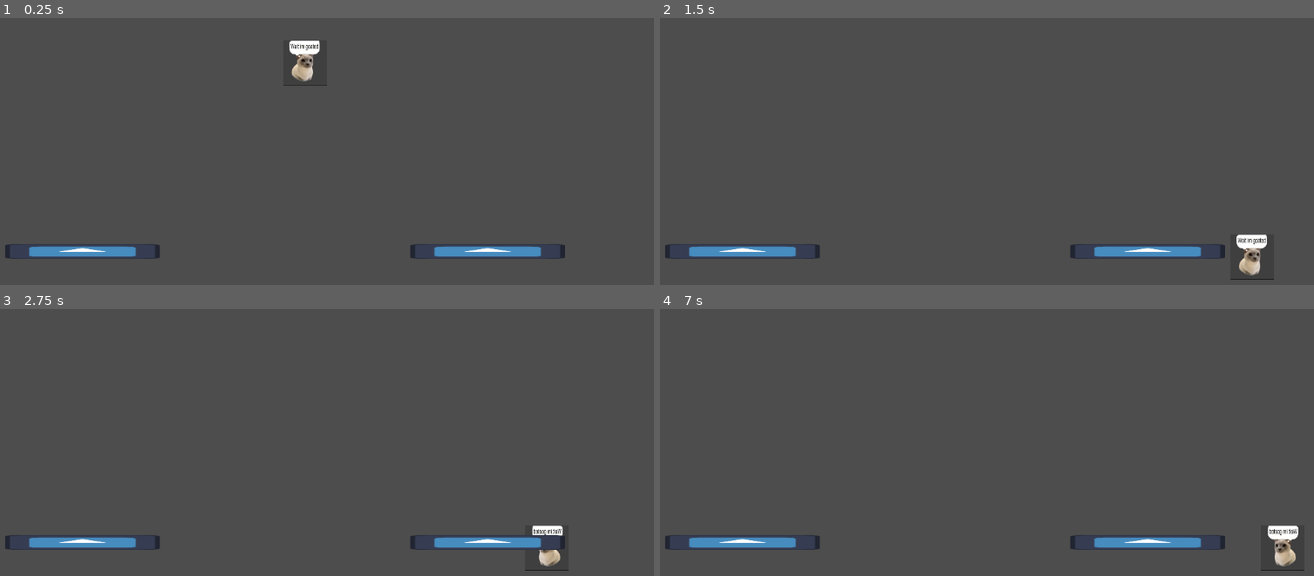
Above: before the commit, frames 1-4 (two rows, left to right).
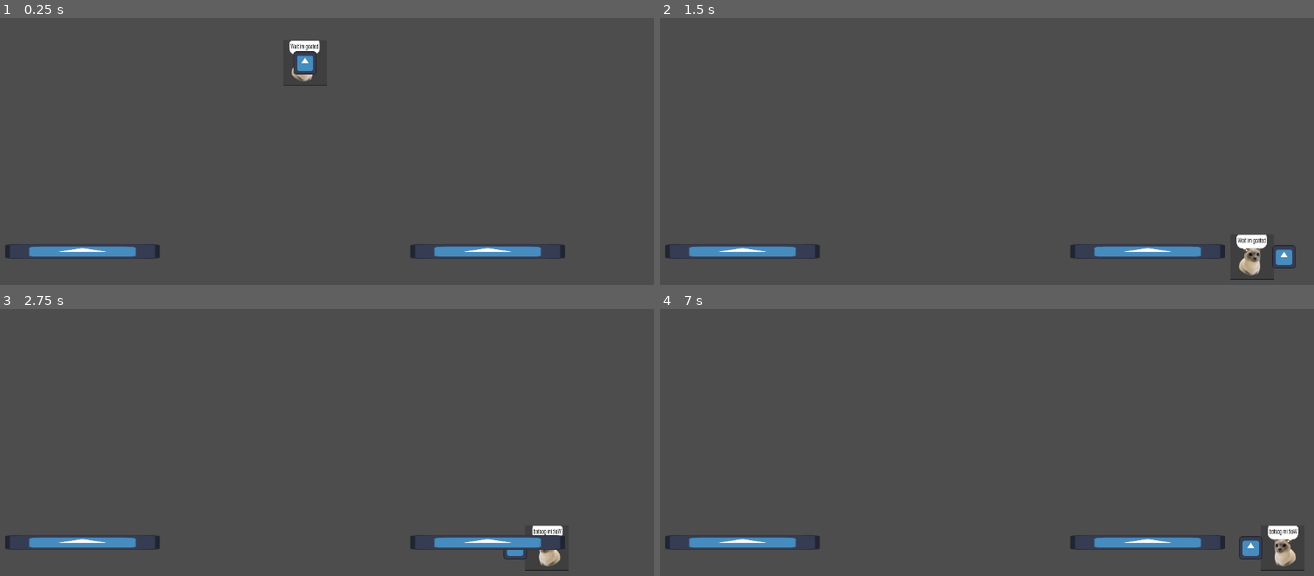
Above: after the commit, the same moments.

Repository: Kirbi625/DNS_projekt
Game: Godot game, scene res://scenes/main.tscn
The game is run twice, just before and just after one commit, with the same random seed, the same clock (stepped at 60 frames per second) and the same inputs. The engine's default icon, where the game draws it, is replaced by a stand-in: a white triangle on a blue panel in a dark square.
Inputs:
- Up to frame 1 (0.25 s): no input
- Up to frame 2 (1.5 s): hold D (right) from 0.53 s (still down); tap Space (jump) at 0.77 s
- Up to frame 3 (2.75 s): tap Space (jump) at 1.52 s; tap Enter at 2 s; release D (right) at 2.03 s; hold A (left) from 2.03 s (still down)
- Up to frame 4 (7 s): release A (left) at 2.78 s; hold D (right) 2.78-4.28 s; tap Space (jump) at 3.02, 3.5, 3.77, 4.52, 5, 6.02, 6.5, 6.77 s; tap Enter at 4.25, 5.75 s; hold A (left) 4.28-5.03 s; hold D (right) 5.03-5.78 s; hold A (left) from 5.78 s (still down)

The runs differ from the first frame. In frame 1, 0.3% of the frame differs, in the area x 44-49%, y 12-22%; in frame 2, 0.2%; in frame 3, less than 0.1%; in frame 4, 0.2%.

Commit message:
added hitbox
added hitbox in front of a player

kinda scam cuz its circle not box
and no hitting
happens

Diff:
--- a/scenes/Player.tscn
+++ b/scenes/Player.tscn
@@ -1,7 +1,8 @@
-[gd_scene load_steps=5 format=3 uid="uid://bjvcd7nc0b4c"]
+[gd_scene load_steps=7 format=3 uid="uid://bjvcd7nc0b4c"]
 
 [ext_resource type="Texture2D" uid="uid://cadmvofp3rojk" path="res://sprites/Wait he's goated.jpg" id="1_lj8jo"]
 [ext_resource type="Script" uid="uid://bgm4676faep7b" path="res://scripts/Player.gd" id="1_v6fml"]
+[ext_resource type="Texture2D" uid="uid://bjh1re0k2qj23" path="res://sprites/icon.svg" id="3_3li8b"]
 
 [sub_resource type="SpriteFrames" id="SpriteFrames_ghijl"]
 animations = [{
@@ -17,6 +18,9 @@
 [sub_resource type="RectangleShape2D" id="RectangleShape2D_44cfe"]
 size = Vector2(236, 249)
 
+[sub_resource type="CircleShape2D" id="CircleShape2D_mdl7e"]
+radius = 66.99917
+
 [node name="player" type="CharacterBody2D"]
 scale = Vector2(0.3, 0.3)
 script = ExtResource("1_v6fml")
@@ -27,3 +31,12 @@
 [node name="CollisionShape2D" type="CollisionShape2D" parent="."]
 position = Vector2(0, 0.5)
 shape = SubResource("RectangleShape2D_44cfe")
+
+[node name="hitbox" type="Area2D" parent="."]
+monitoring = false
+
+[node name="Sprite2D" type="Sprite2D" parent="hitbox"]
+texture = ExtResource("3_3li8b")
+
+[node name="CollisionShape2D" type="CollisionShape2D" parent="hitbox"]
+shape = SubResource("CircleShape2D_mdl7e")
--- a/scripts/Player.gd
+++ b/scripts/Player.gd
@@ -27,4 +27,7 @@
 	if direction != 0:
 		$AnimatedSprite2D.flip_h = direction < 0
 
+	# hitbox in front of player
+		$hitbox.position.x = direction * 175  # <-- distance
+
 	move_and_slide()
